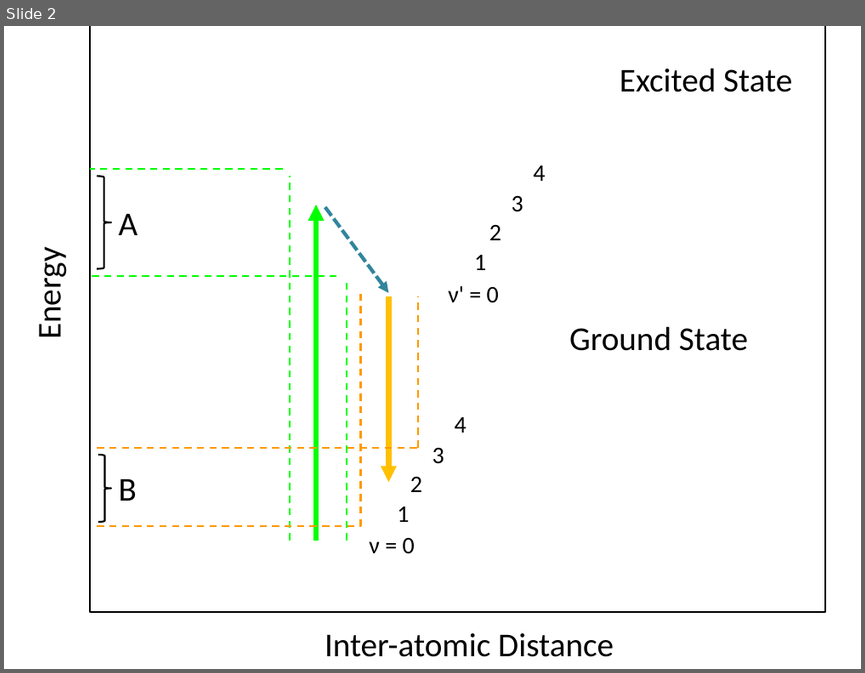
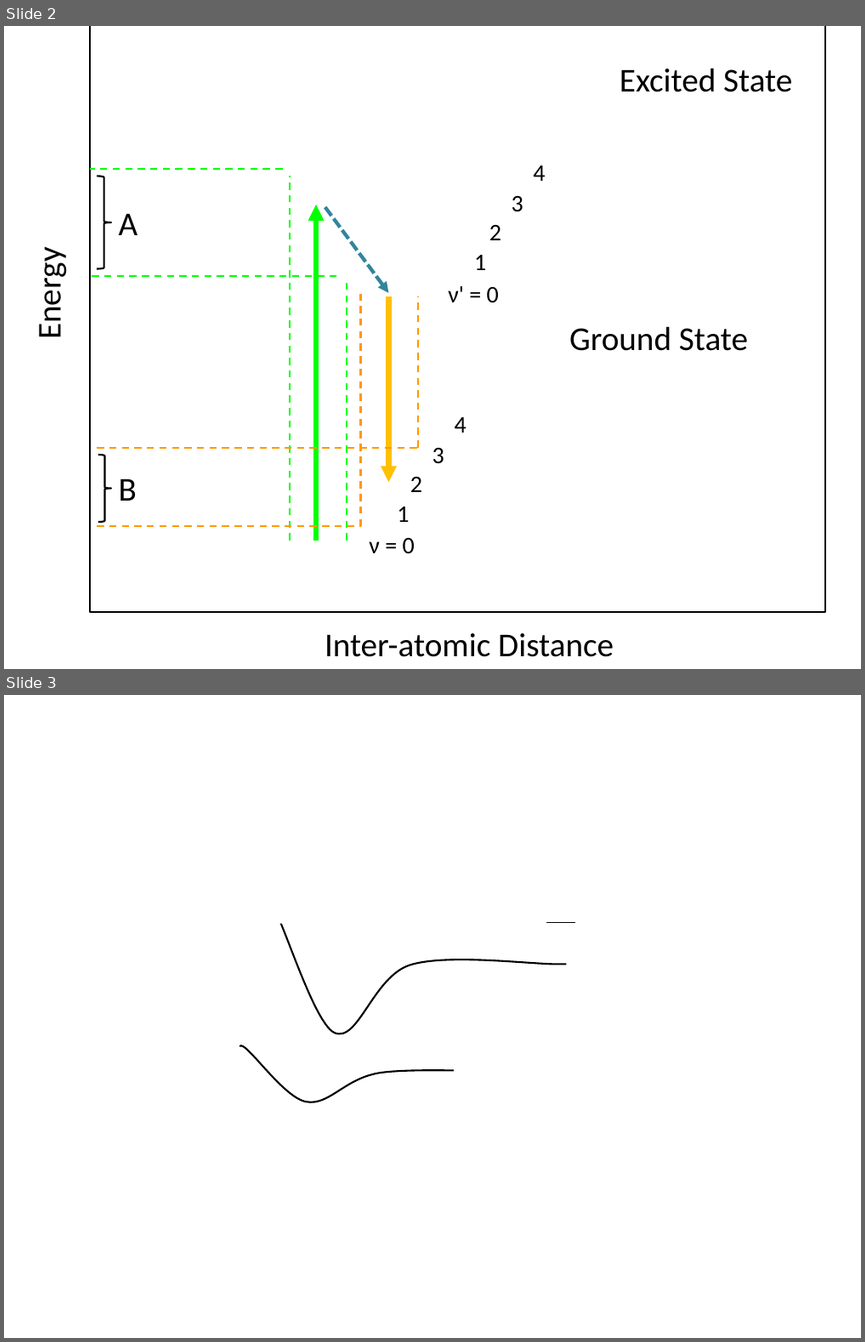
Before and after one commit to Waltmon/timthesis, a slide deck: figures/franckcondon.pptx. Shown one above the other, each under a label of ours: slide 2 before the commit, slides 2 and 3 after it. The pictures are 865x673 and 865x1342 pixels, drawn with LibreOffice and Linux fonts; fonts in the diff are those of the drawing; background and template pictures are left out. Boxes give left, top, right and bottom in pixels: in the first picture for what was removed or moved away, otherwise in the second. Text is boxed around its words. In the diff, an @@ line names an element or a change of style, - is before the commit and + after.

```diff
--- a/figures/franckcondon.pptx
+++ b/figures/franckcondon.pptx
@@ slide 3 added at [4, 695, 861, 1338], background #FFFFFF @@
@@ rectangle added at [190, 867, 312, 924], fill #FFFFFF @@
@@ freeform shape added at [268, 902, 566, 1034], outline #000000 1.5 pt @@
@@ line added from (546, 923) to (575, 923), #000000 0.75 pt @@
@@ rectangle added at [139, 977, 261, 1034], fill #FFFFFF @@
@@ rectangle added at [454, 1023, 575, 1081], fill #FFFFFF @@
@@ freeform shape added at [239, 1045, 538, 1102], outline #000000 1.5 pt @@
```
Also in this commit, not shown: 1 other slide added, 7 other files.
